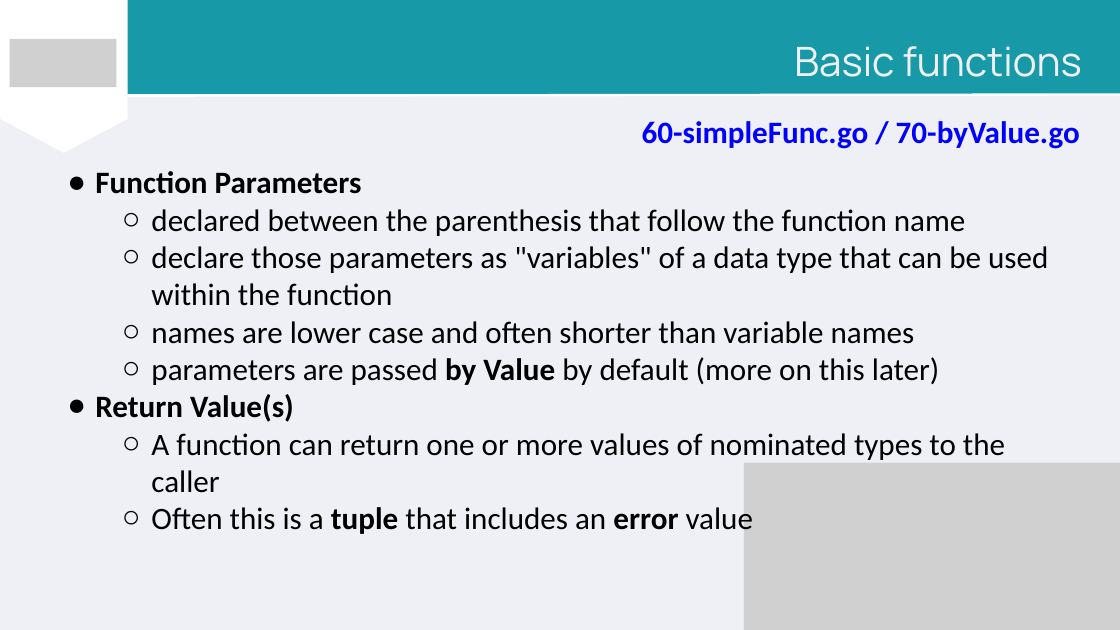
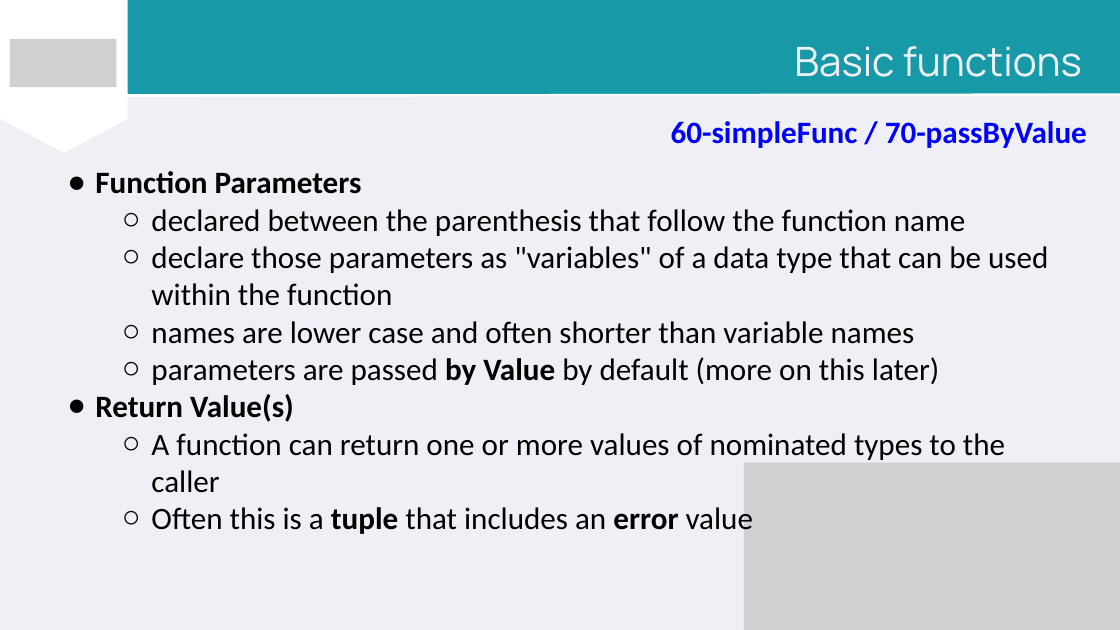
Before and after one commit to PeterWillmot/GoForExperiencedDevelopers, a slide deck: slide 27 of PPT/Go for Experienced Developers.pptx. Drawn at 1120x630 pixels with LibreOffice and Linux fonts; fonts in the diff are those of the drawing; grey boxes stand for pictures. Boxes give left, top, right and bottom in pixels: in the first picture for what was removed or moved away, otherwise in the second. Text is boxed around its words. In the diff, an @@ line names an element or a change of style, - is before the commit and + after.

```diff
--- a/PPT/Go for Experienced Developers.pptx
+++ b/PPT/Go for Experienced Developers.pptx
@@ text at (x1=671, y1=121, x2=1087, y2=148): text changed @@
-60-simpleFunc.go / 70-byValue.go
+60-simpleFunc / 70-passByValue
```
Also in this commit, not shown: 25 other slides changed, 2 slides added, 3 slides removed, 5 other files.
